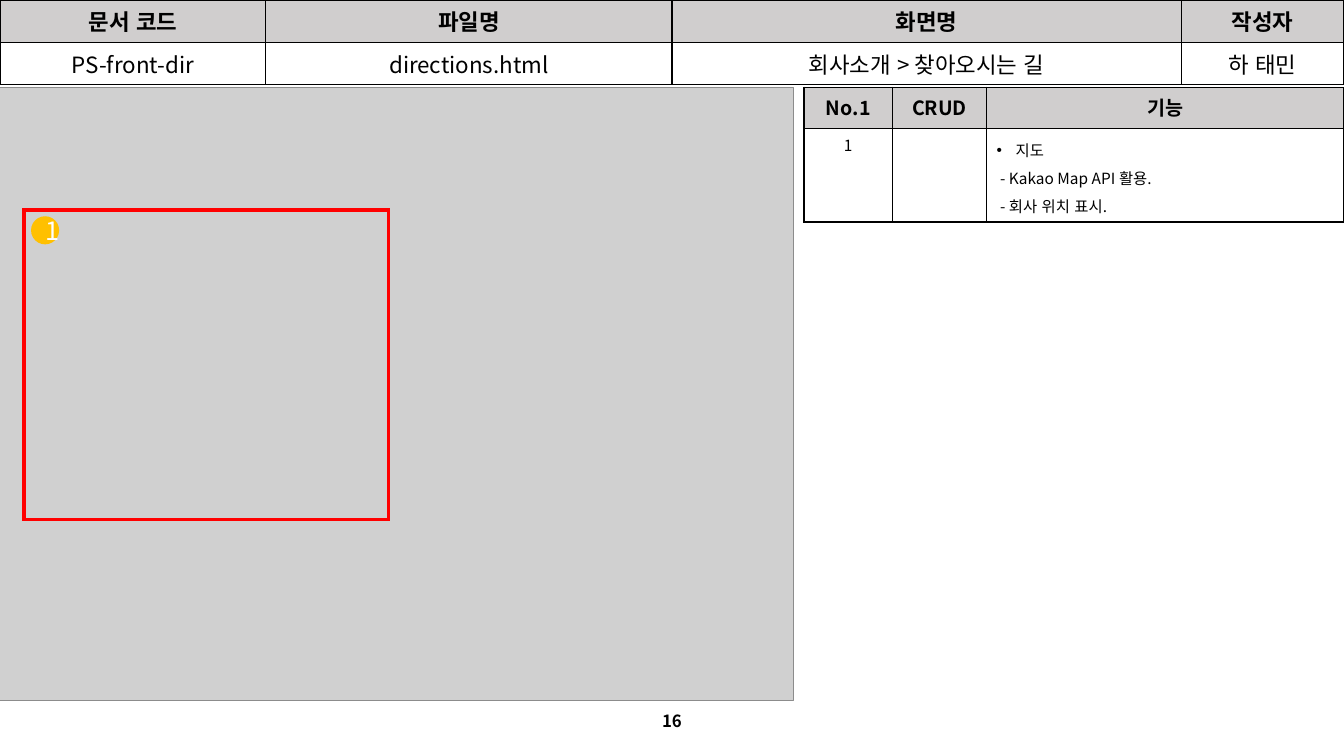
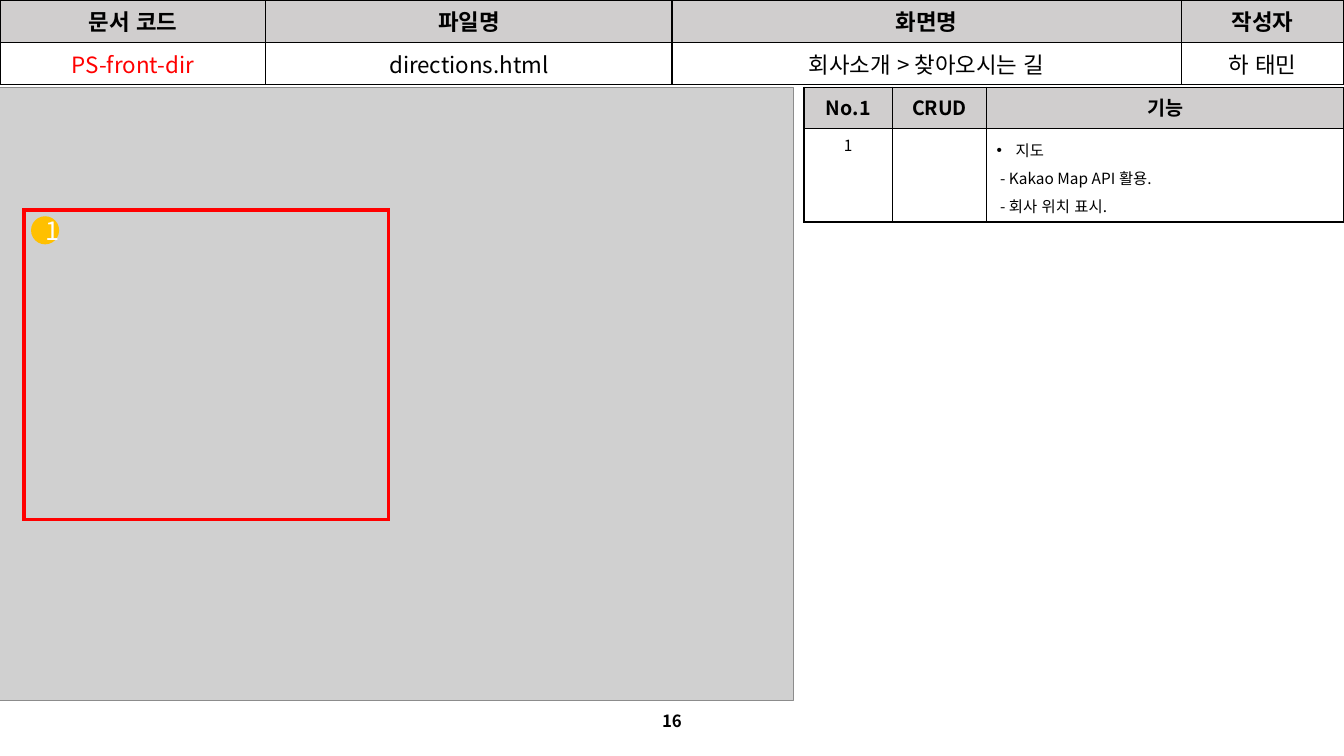
Before and after one commit to David-Ha-1217/Publisher_Portfolio, a slide deck: slide 16 of Documents/진행(변경)사항.pptx. Drawn at 1344x756 pixels with LibreOffice and Linux fonts; fonts in the diff are those of the drawing; grey boxes stand for pictures. Boxes give left, top, right and bottom in pixels: in the first picture for what was removed or moved away, otherwise in the second. Text is boxed around its words. In the diff, an @@ line names an element or a change of style, - is before the commit and + after.

```diff
--- a/Documents/진행(변경)사항.pptx
+++ b/Documents/진행(변경)사항.pptx
@@ table at (0, 0, 1344, 82) @@
@@ text colour #000000 to #FF0000 in "PS-front-dir" @@
```
Also in this commit, not shown: 20 other slides changed, 19 other files.
